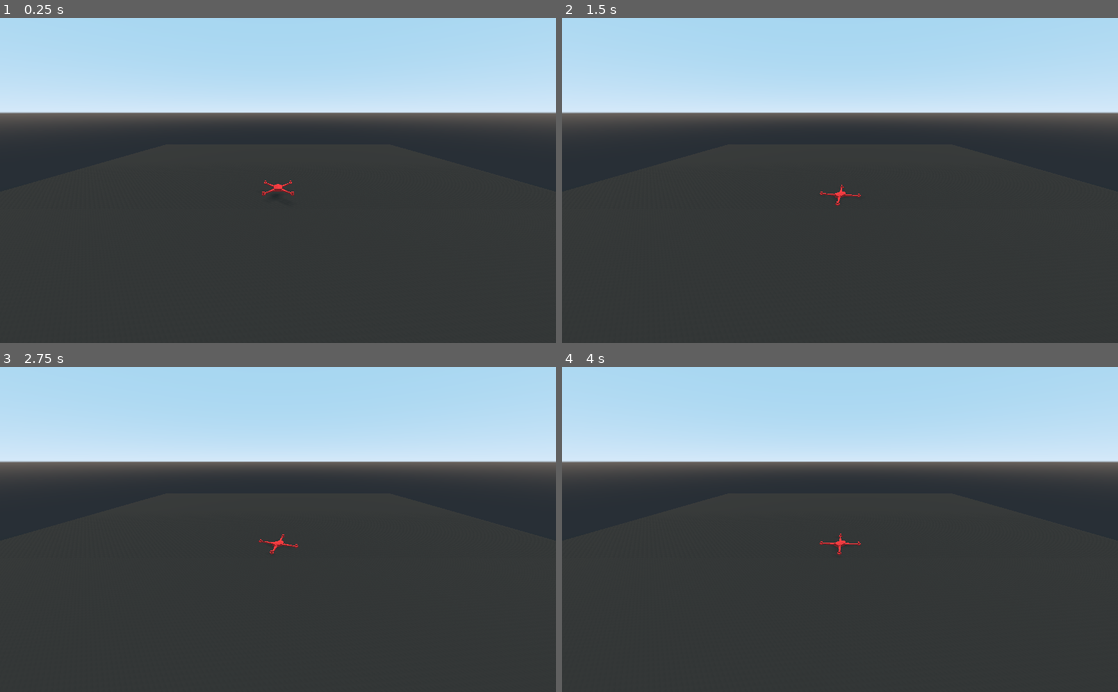
Above: before the commit, frames 1-4 (two rows, left to right).
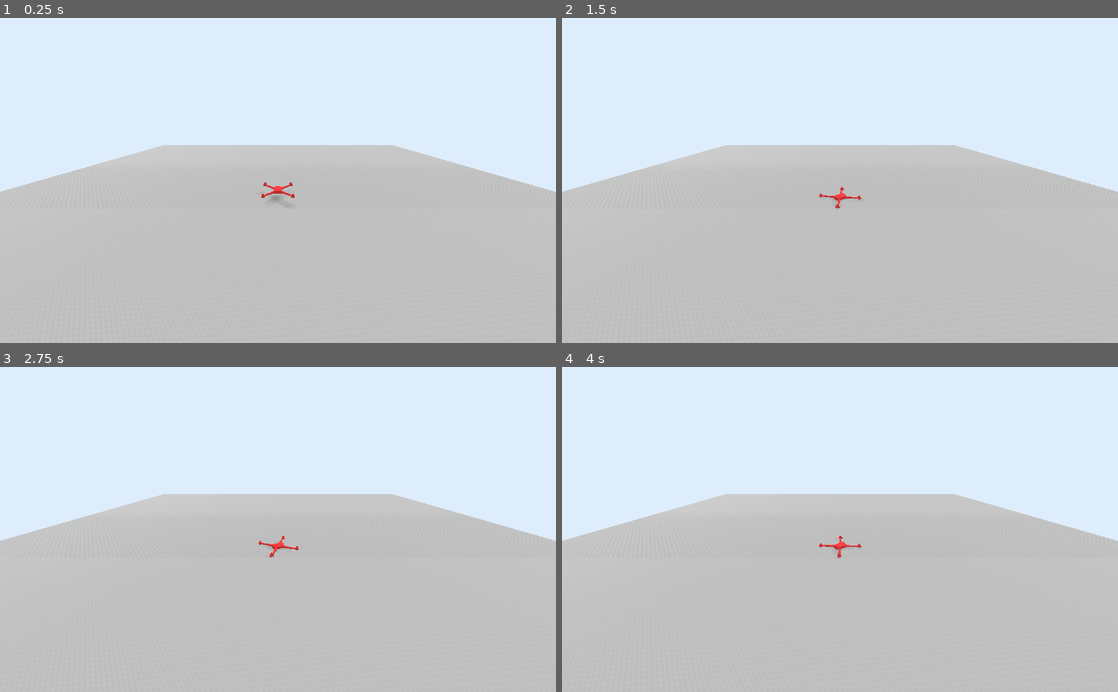
Above: after the commit, the same moments.

Repository: j4cobgarby/dronefleet
Game: Godot game, scene res://Main.tscn
Two runs of this game, one before a commit and one after it. Both use one fixed random seed, a clock stepped at 60 frames per second and the inputs below.
Inputs:
- Up to frame 1 (0.25 s): no input
- Up to frame 2 (1.5 s): hold W 0.53-1.28 s; hold Q 0.53-1.28 s; tap Q at 1.35 s
- Up to frame 3 (2.75 s): hold W from 2.03 s (still down); hold Q from 2.03 s (still down)
- Up to frame 4 (4 s): release Q at 2.78 s; tap Q at 2.85 s; release W at 3.53 s; hold Q from 3.53 s (still down)

The runs differ from the first frame. In frame 1, 95% of the frame differs, in the area x 0-100%, y 0-100%; in frame 2, 95%; in frame 3, 95%; in frame 4, 95%.

Commit message:
pid tuning and minor fixes

Diff:
--- a/dronesim/Drone.gd
+++ b/dronesim/Drone.gd
@@ -71,7 +71,7 @@
 
 	var done = false
 	#print(sock.get_available_packet_count())
-	for i in range(sock.get_available_packet_count()):
+	for _i in range(sock.get_available_packet_count()):
 		var msg = sock.get_packet().get_string_from_ascii()
 
 		if not done:
@@ -89,3 +89,6 @@
 		torque += mots[i] * mot_dirs[i] * 20
 		add_force_local(Vector3(0,mots[i],0), mot_offsets[i])
 	add_torque(Vector3(0,torque,0))
+
+	get_parent().get_parent().get_node("Camera").translation.x = self.translation.x
+	get_parent().get_parent().get_node("Camera").translation.z = self.translation.z - 50
--- a/dronesim/Main.tscn
+++ b/dronesim/Main.tscn
@@ -12,7 +12,13 @@
 size = Vector3( 200, 2, 200 )
 
 [sub_resource type="SpatialMaterial" id=4]
-albedo_color = Color( 0.164706, 0.152941, 0.137255, 1 )
+albedo_color = Color( 0.662745, 0.662745, 0.662745, 1 )
+
+[sub_resource type="Environment" id=5]
+background_mode = 1
+background_color = Color( 0.87451, 0.933333, 0.988235, 1 )
+ambient_light_color = Color( 0.890196, 0.890196, 0.890196, 1 )
+ambient_light_energy = 0.7
 
 [node name="Main" type="Spatial"]
 
@@ -37,6 +43,7 @@
 
 [node name="Camera" type="Camera" parent="."]
 transform = Transform( -1, 3.26756e-08, -8.10867e-08, 0, 0.927523, 0.373765, 8.74228e-08, 0.373765, -0.927523, 0, 27.443, -51.5424 )
+environment = SubResource( 5 )
 current = true
 fov = 87.9
 far = 1660.0
Not shown: 1 places in dronesim/Main.tscn that only renumber resources
Not shown, changed: dronesim/pid_log.txt
Not shown, changed: dronesim/drone.py
Not shown, changed: dronesim/server.py
Not shown, added: dronesim/web/controlpanel.html
Not shown, added: dronesim/web/script.js
Not shown, added: dronesim/web/style.css
